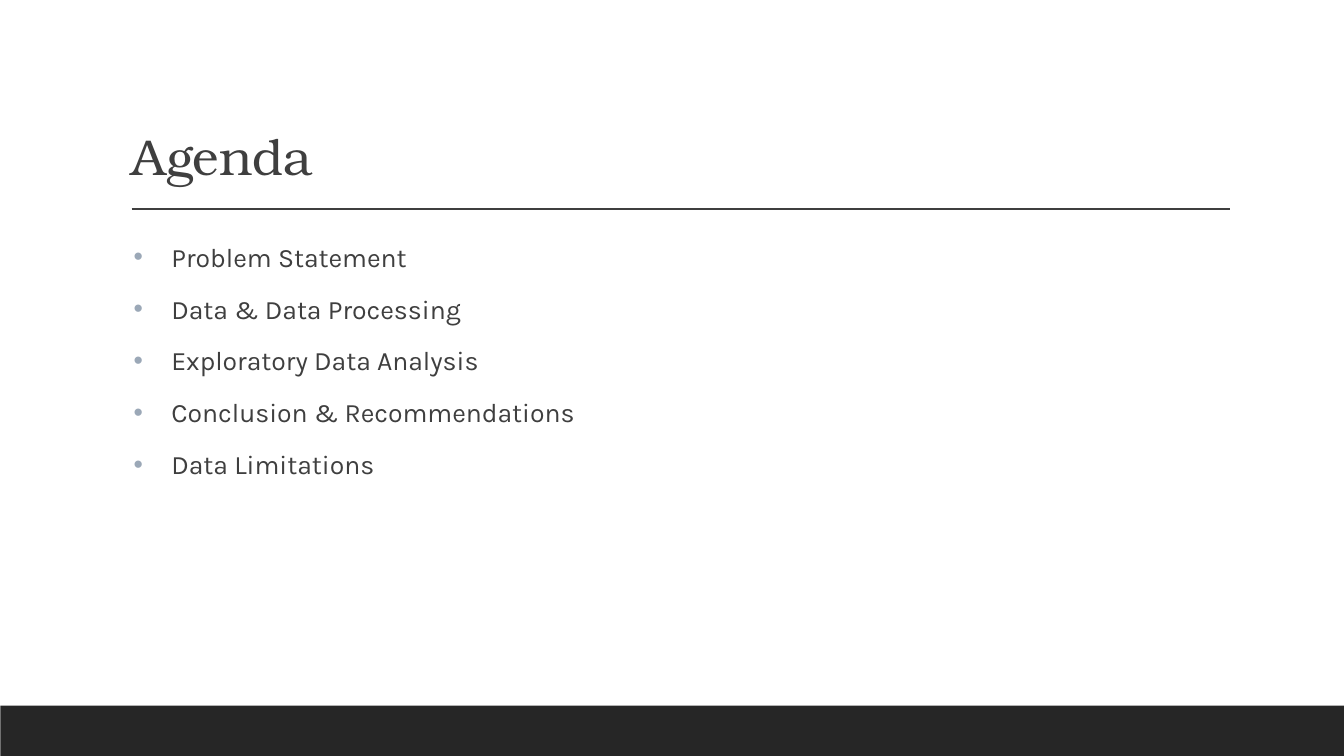
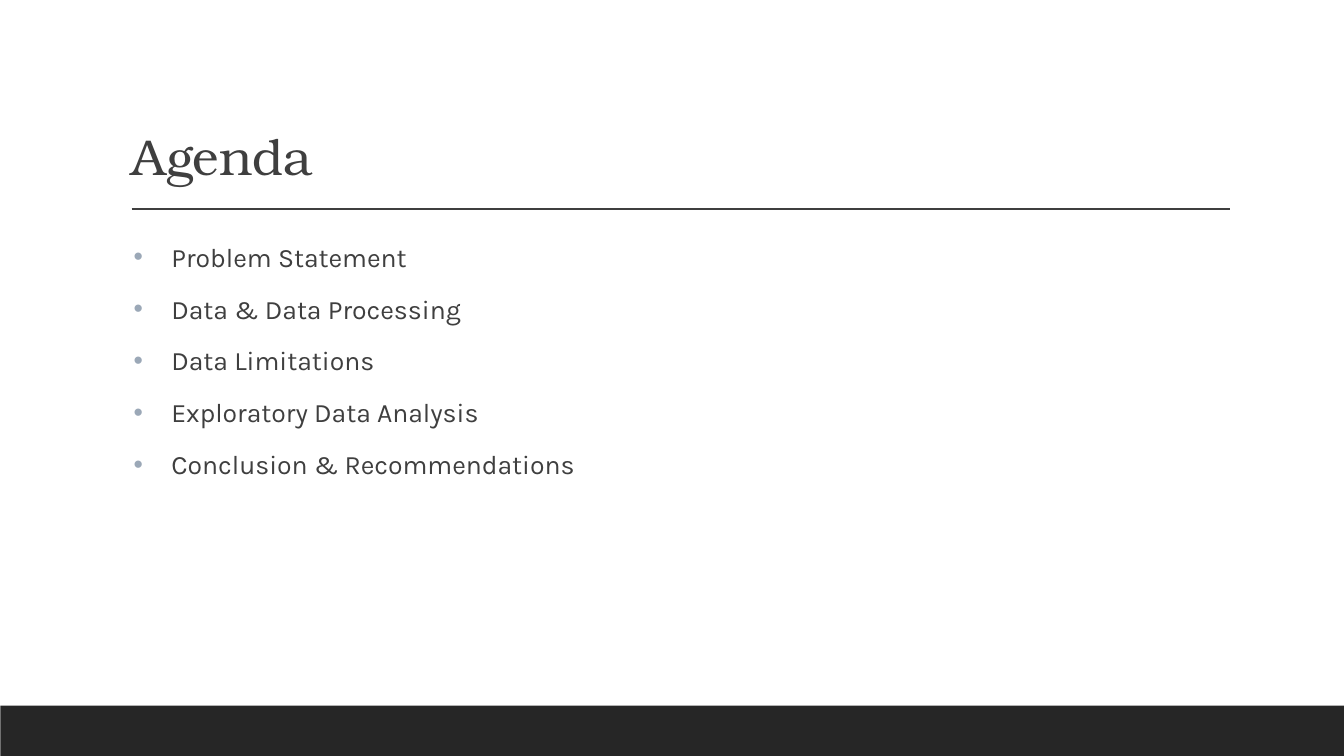
Before and after one commit to leungesther/DSI-Projects, a slide deck: slide 2 of Project-1-SAT-and-ACT-Analysis/SAT & ACT Analysis_presentation.pptx. Drawn at 1344x756 pixels with LibreOffice and Linux fonts; fonts in the diff are those of the drawing. Boxes give left, top, right and bottom in pixels: in the first picture for what was removed or moved away, otherwise in the second. Text is boxed around its words. In the diff, an @@ line names an element or a change of style, - is before the commit and + after.

```diff
--- a/Project-1-SAT-and-ACT-Analysis/SAT & ACT Analysis_presentation.pptx
+++ b/Project-1-SAT-and-ACT-Analysis/SAT & ACT Analysis_presentation.pptx
@@ text at [171, 351, 374, 371]: paragraph added @@
+• Data Limitations
@@ text at [171, 455, 374, 475]: paragraph removed @@
-• Data Limitations
```
Also in this commit, not shown: 1 other slide changed, 1 slide added, 2 other files.
